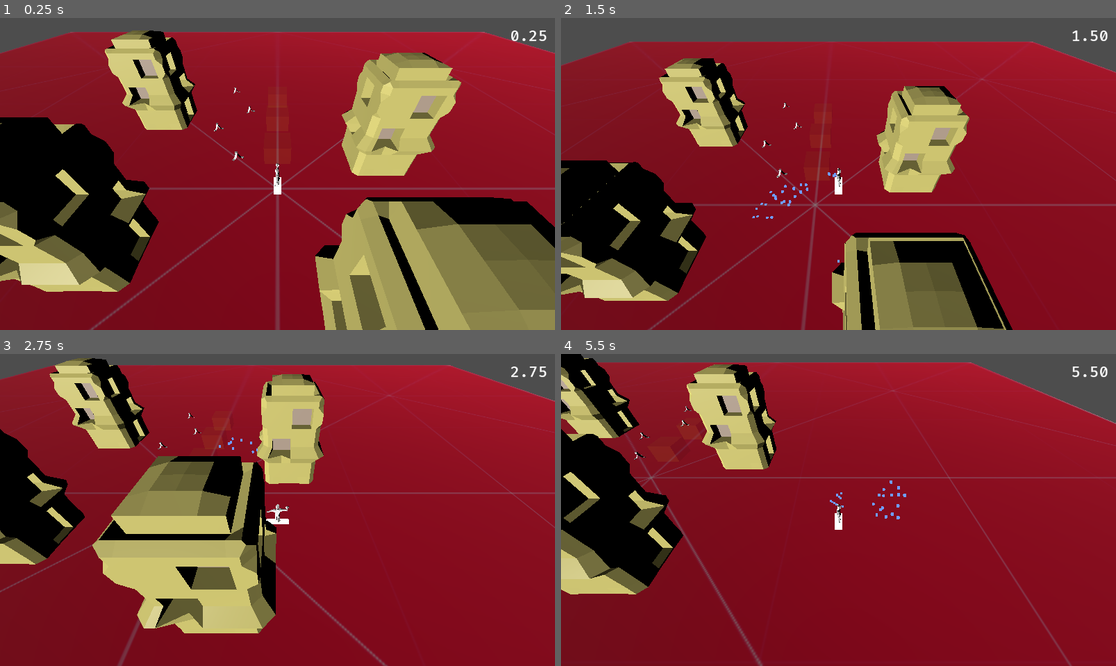
Above: before the commit, frames 1-4 (two rows, left to right).
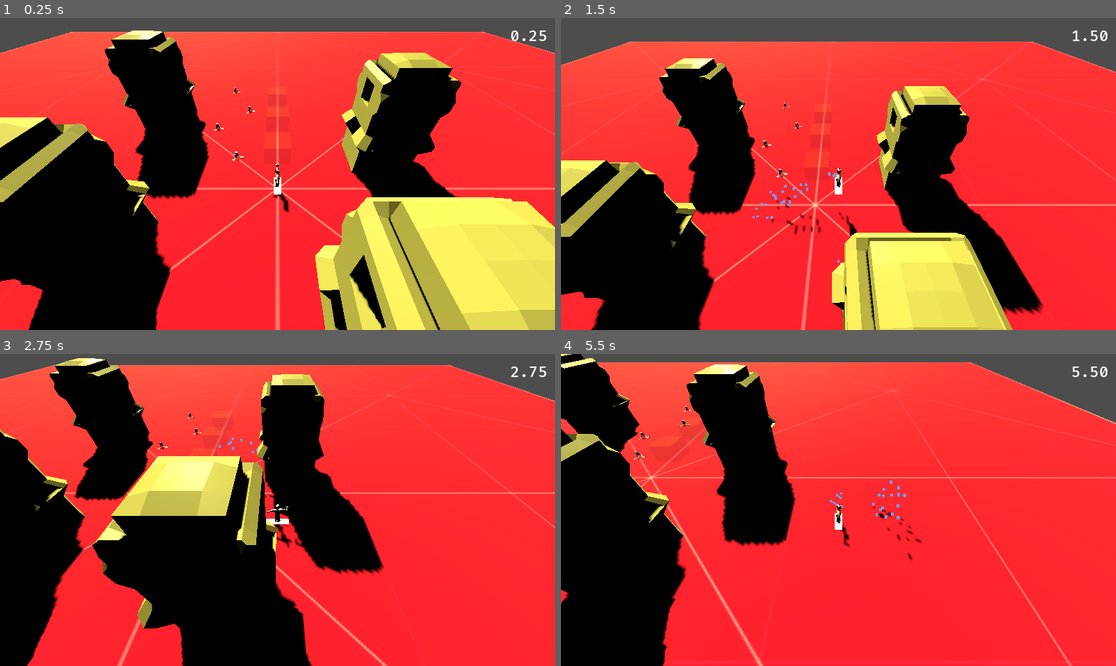
Above: after the commit, the same moments.

Repository: Steffo99/cinnos
Game: Godot game, scene res://Root.tscn
Two runs of this game, one before a commit and one after it. Both use one fixed random seed, a clock stepped at 60 frames per second and the inputs below.
Inputs:
- Up to frame 1 (0.25 s): no input
- Up to frame 2 (1.5 s): hold D (move_right) 0.53-1.28 s; tap Space (jump) at 0.77 s; hold S (move_down) from 1.28 s (still down)
- Up to frame 3 (2.75 s): tap Space (jump) at 1.52 s; release S (move_down) at 2.03 s; hold D (move_right) from 2.03 s (still down)
- Up to frame 4 (5.5 s): release D (move_right) at 2.78 s; hold W (move_up) 2.78-3.53 s; tap Space (jump) at 3.02, 3.77, 4.52 s; hold A (move_left) 3.53-5.03 s; hold S (move_down) from 5.03 s (still down)

The runs differ from the first frame. In frame 1, 87% of the frame differs, in the area x 0-100%, y 4-100%; in frame 2, 85%; in frame 3, 90%, in the area x 0-100%, y 1-100%; in frame 4, 88%.

Commit message:
garasauto

Diff:
--- a/Root.tscn
+++ b/Root.tscn
@@ -180,7 +180,10 @@
 target = NodePath("../Player")
 
 [node name="DirectionalLight3D" type="DirectionalLight3D" parent="."]
-transform = Transform3D(-0.579826, -0.58827, -0.563685, 0.632141, -0.761305, 0.144266, -0.514003, -0.272679, 0.813294, 0, 0, 0)
+transform = Transform3D(0.886591, 0.349146, -0.303401, 0.462553, -0.669221, 0.581539, 0, -0.655927, -0.754824, 4.33804, 4.6698, -3.35676)
+light_color = Color(1, 1, 0.678431, 1)
+light_energy = 2.026
+shadow_enabled = true
 
 [node name="HouseC" parent="." instance=ExtResource("9_xyam4")]
 transform = Transform3D(1, 0, 0, 0, 1, 0, 0, 0, 1, 14.9482, 0, -6.46428)
